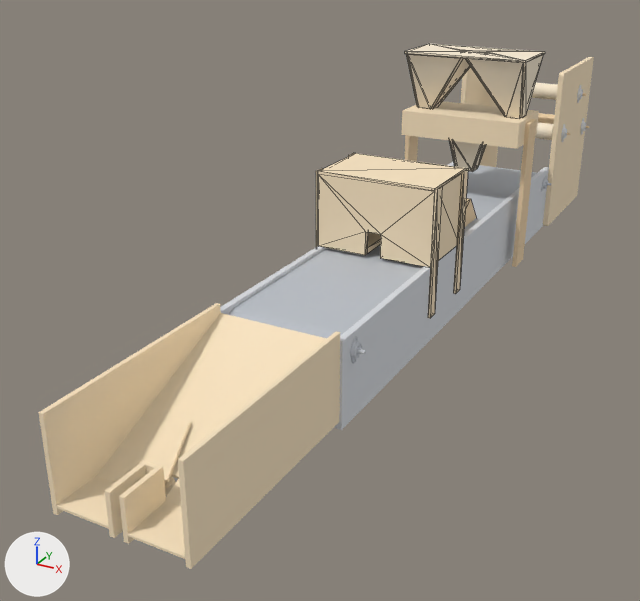
An edit to the glTF model public/modelo/maquina.glb, drawn before and after from the same camera.
The view is the same before and after, from a 50 mm lens placed at (0.855, -2.047, 0.962), pointed at (-0.154, -0.213, 0.044). The axes (+X, +Y, +Z) are drawn at lower left. The lights are the same throughout. The older version comes first. Mesh edges are drawn as thin lines on the coarser meshes.

Names of what the first picture shows: 'Bobina_laterais', 'Dispenser_222_168_104', 'Dispenser_244_200_138', 'Dispenser_250_220_172', 'Esteira_laterais', 'Esteira_lona', 'Selagem_horizontal', 'Separador_de_itens' and 5 more.
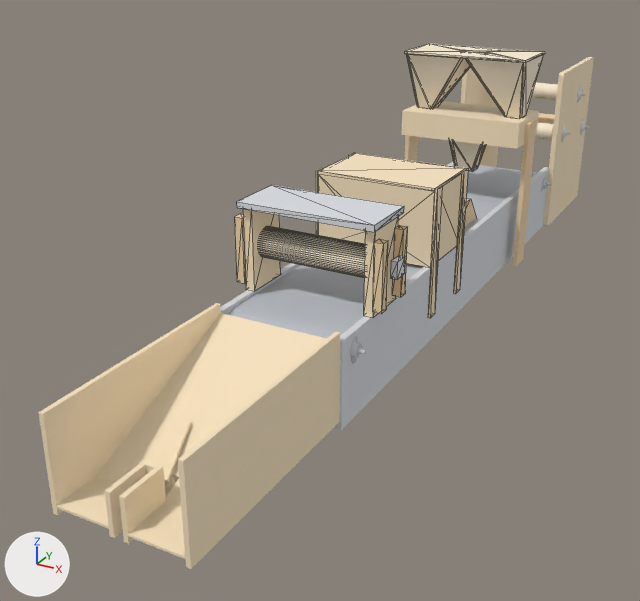
Where the change shows, as pixel boxes [x1, y1, x2, y2] in the pictures (640 x 601 px):
'Selagem_final_tampa', added: after [237, 185, 404, 232]
'Selagem_final_laterais', added (beige): after [243, 209, 399, 318]
'Selagem_final_rolo', added: after [258, 226, 365, 277]
'Selagem_final_travas', added: after [235, 214, 408, 314]
'Selagem_final_mancais', added: after [391, 255, 405, 279]

The change, as a diff of the scene's bpy script:
```diff
--- a/public/modelo/maquina.glb.py
+++ b/public/modelo/maquina.glb.py
@@ me_selagem_final_tampa @@
+me_selagem_final_tampa.from_pydata(...)  # a box spanning x -0.16..0.16, y -0.563..-0.423, z 0.39..0.404
+me_selagem_final_tampa.materials.append(mat_tinta)
@@ me_selagem_final_rolo @@
+me_selagem_final_rolo.from_pydata(...)  # 98 vertices, 192 faces; spans x -0.143..0.143, y -0.527..-0.459, z 0.263..0.331
+me_selagem_final_rolo.materials.append(mat_tinta)
@@ me_selagem_final_mancais @@
+me_selagem_final_mancais.from_pydata(...)  # a box spanning x -0.189..-0.175, y -0.512..-0.474, z 0.278..0.316; a box spanning x 0.175..0.189, y -0.512..-0.474, z 0.278..0.316
+me_selagem_final_mancais.materials.append(mat_tinta)
@@ me_selagem_final_travas @@
+me_selagem_final_travas.from_pydata(...)  # a box spanning x -0.175..-0.155, y -0.456..-0.434, z 0.215..0.365; a box spanning x -0.175..-0.155, y -0.552..-0.53, z 0.215..0.365; a box spanning x 0.155..0.175, y -0.456..-0.434, z 0.215..0.365; a box spanning x 0.155..0.175, y -0.552..-0.53, z 0.215..0.365
+me_selagem_final_travas.materials.append(mat_tinta)
@@ me_selagem_final_laterais @@
+me_selagem_final_laterais.from_pydata(...)  # a box spanning x -0.155..-0.133, y -0.548..-0.438, z 0.2..0.39; a box spanning x 0.133..0.155, y -0.548..-0.438, z 0.2..0.39
+me_selagem_final_laterais.materials.append(mat_tinta)
@@ ob_selagem_final_tampa @@
+ob_selagem_final_tampa = bpy.data.objects.new('Selagem_final_tampa', me_selagem_final_tampa)
+ob_selagem_final_tampa.location = (0.0, 0.0, 0.0)
@@ ob_selagem_final_rolo @@
+ob_selagem_final_rolo = bpy.data.objects.new('Selagem_final_rolo', me_selagem_final_rolo)
+ob_selagem_final_rolo.location = (0.0, 0.0, 0.0)
@@ ob_selagem_final_mancais @@
+ob_selagem_final_mancais = bpy.data.objects.new('Selagem_final_mancais', me_selagem_final_mancais)
+ob_selagem_final_mancais.location = (0.0, 0.0, 0.0)
@@ ob_selagem_final_travas @@
+ob_selagem_final_travas = bpy.data.objects.new('Selagem_final_travas', me_selagem_final_travas)
+ob_selagem_final_travas.location = (0.0, 0.0, 0.0)
@@ ob_selagem_final_laterais @@
+ob_selagem_final_laterais = bpy.data.objects.new('Selagem_final_laterais', me_selagem_final_laterais)
+ob_selagem_final_laterais.location = (0.0, 0.0, 0.0)
```
